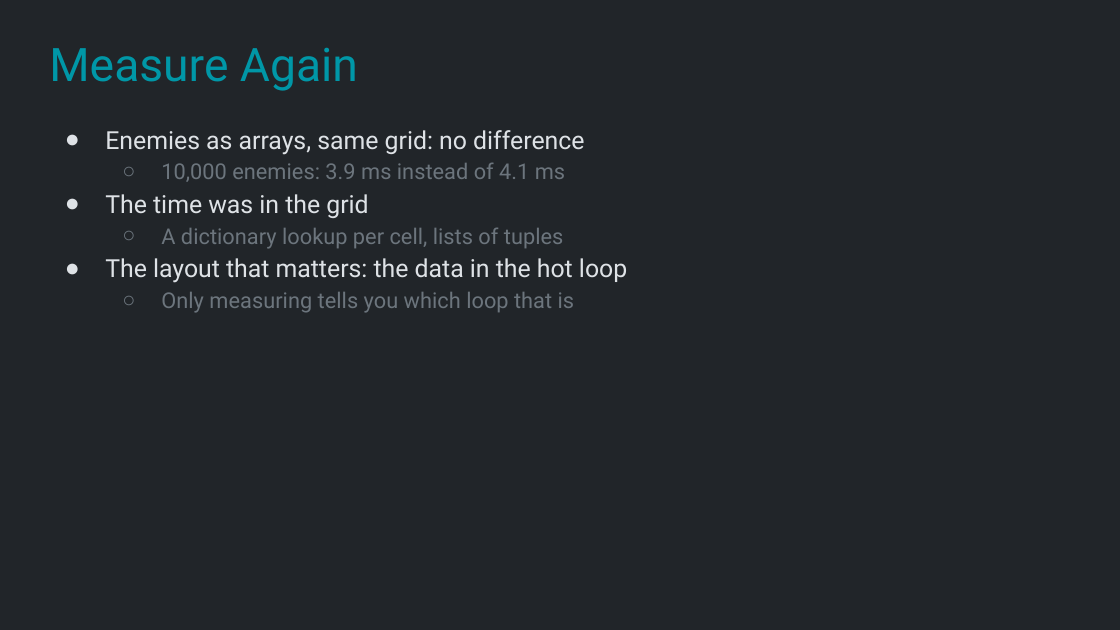
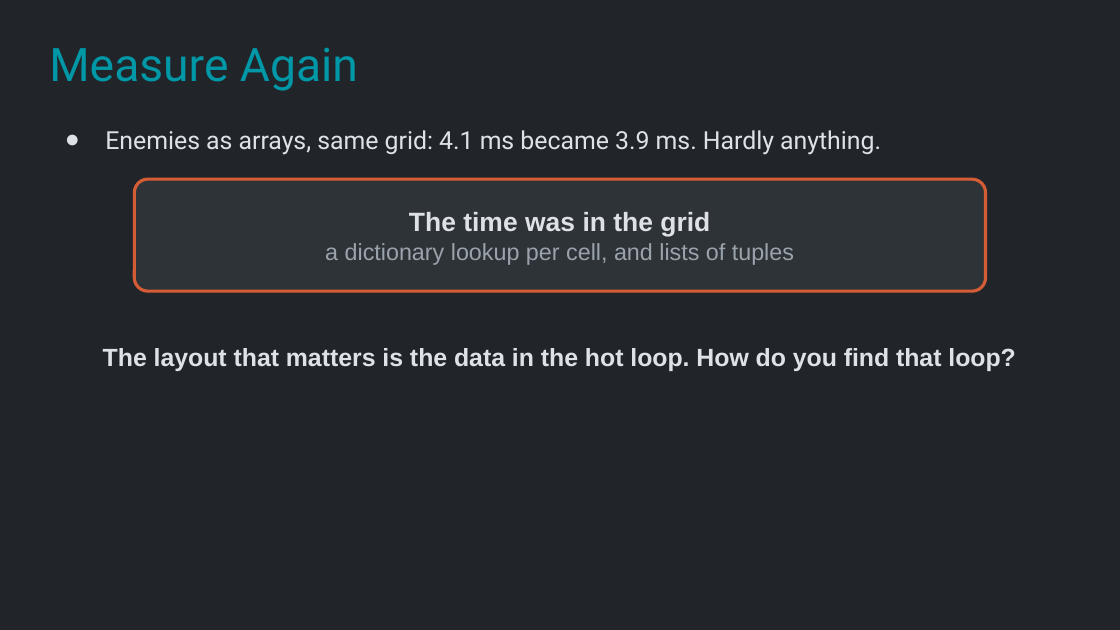
Before and after one commit to Metamate/gar, a slide deck: slide 16 of slides/12 Vampire Survivors.pptx. Drawn at 1120x630 pixels with LibreOffice and Linux fonts; fonts in the diff are those of the drawing. Boxes give left, top, right and bottom in pixels: in the first picture for what was removed or moved away, otherwise in the second. Text is boxed around its words. In the diff, an @@ line names an element or a change of style, - is before the commit and + after.

```diff
--- a/slides/12 Vampire Survivors.pptx
+++ b/slides/12 Vampire Survivors.pptx
@@ text at bbox=[105, 130, 881, 155]: text changed; size 14 to 16 pt; text colour #6C757D to #DEE2E6 @@
-● Enemies as arrays, same grid: no difference
-  ○ 10,000 enemies: 3.9 ms instead of 4.1 ms
-● The time was in the grid
-  ○ A dictionary lookup per cell, lists of tuples
-● The layout that matters: the data in the hot loop
-  ○ Only measuring tells you which loop that is
+● Enemies as arrays, same grid: 4.1 ms became 3.9 ms. Hardly anything.
@@ rounded rectangle added at bbox=[134, 179, 986, 291], fill #2E3338, outline #D45D35 2 pt, 15 pt, text #9AA3AB @@
+The time was in the grid
+a dictionary lookup per cell, and lists of tuples
@@ text added at bbox=[103, 348, 1015, 371], 16 pt, text #DEE2E6, bold @@
+The layout that matters is the data in the hot loop. How do you find that loop?
```
Also in this commit, not shown: 8 other slides changed, 1 slide added, 1 other file.
